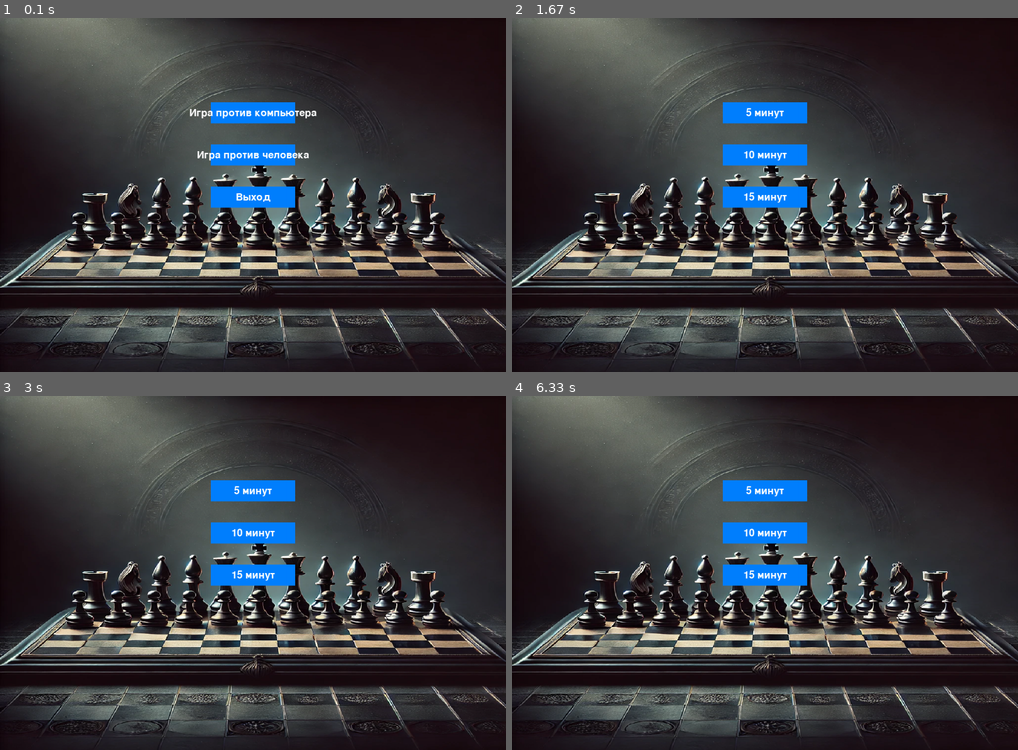
Above: before the commit, frames 1-4 (two rows, left to right).
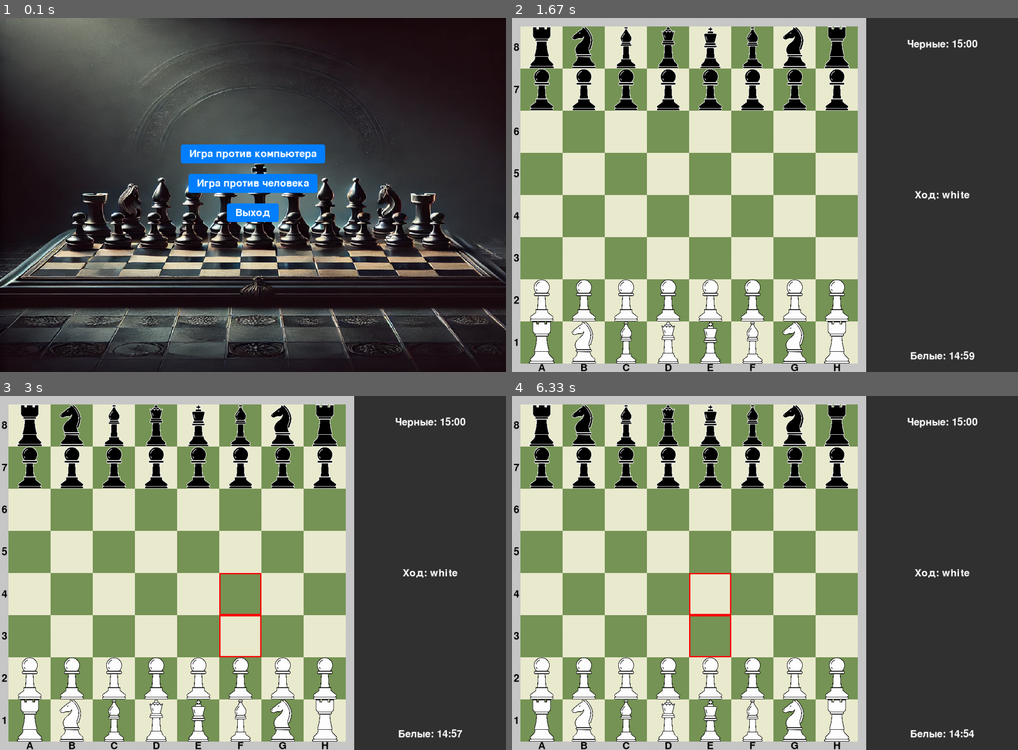
Above: after the commit, the same moments.

Repository: DecidedViewerDumb/ChessPyGame
Game: pygame game, started from main.py
The game is run twice, just before and just after one commit, with the same random seed, the same clock (stepped at 60 frames per second) and the same inputs.
Inputs (mouse positions are in pixels of both pictures, inside the frame that each line leads up to):
- Up to frame 1 (0.1 s): no input
- Up to frame 2 (1.67 s): click "Игра против компьютера" at 0.38 s; click (770, 219) at 0.72 s; click (608, 276) at 1.05 s
- Up to frame 3 (3 s): click (227, 665) at 1.88 s
- Up to frame 4 (6.33 s): click (689, 675) at 6.05 s

The runs differ from the first frame. In frame 1, 4.3% of the frame differs, in the area x 35-65%, y 23-58%; in frame 2, 86%; in frame 3, 86%, in the area x 0-100%, y 0-100%; in frame 4, 86%.

Commit message:
Фикс рокировки короля и изменение кнопки

Diff:
--- a/classes/button.py
+++ b/classes/button.py
@@ -2,36 +2,49 @@
 
 
 class Button:
-    def __init__(self, y, width, height, text, font, color, hover_color, text_color, screen_width, visible=True):
+    def __init__(
+            self,
+            y,
+            text,
+            font,
+            color,
+            hover_color,
+            text_color,
+            screen_width,
+            padding_x=20,
+            padding_y=10,
+            visible=True
+    ):
         """
-        Инициализация кнопки.
-        :param y: Позиция кнопки по вертикали (от верхнего края экрана).
-        :param width: Ширина кнопки.
-        :param height: Высота кнопки.
-        :param text: Текст на кнопке.
-        :param font: Шрифт для текста.
-        :param color: Основной цвет кнопки.
-        :param hover_color: Цвет кнопки при наведении.
-        :param text_color: Цвет текста.
-        :param screen_width: Ширина экрана (для центрирования кнопки).
-        :param visible: Видимость кнопки (True/False).
+        Инициализация кнопки с автоматическим размером.
+        :param y: Позиция по вертикали
+        :param text: Текст кнопки
+        :param font: Шрифт для текста
+        :param color: Основной цвет
+        :param hover_color: Цвет при наведении
+        :param text_color: Цвет текста
+        :param screen_width: Ширина экрана для центрирования
+        :param padding_x: Отступ по горизонтали
+        :param padding_y: Отступ по вертикали
         """
-        self.width = width
-        self.height = height
         self.text = text
         self.font = font
         self.color = color
         self.hover_color = hover_color
         self.text_color = text_color
         self.hovered = False
-        self.visible = visible  # Параметр видимости
+        self.visible = visible
 
-        # Вычисляем позицию кнопки по горизонтали для центрирования
-        self.x = (screen_width - width) // 2
+        # Рассчитываем размеры кнопки на основе текста
+        text_width, text_height = self.font.size(self.text)
+        self.width = text_width + 2 * padding_x
+        self.height = text_height + 2 * padding_y
+
+        # Центрирование по горизонтали
+        self.x = (screen_width - self.width) // 2
         self.y = y
 
-        # Создаем прямоугольник для кнопки
-        self.rect = pygame.Rect(self.x, self.y, width, height)
+        self.rect = pygame.Rect(self.x, self.y, self.width, self.height)
 
     def draw(self, screen):
         """
@@ -40,10 +53,8 @@
         """
         if self.visible:  # Отрисовываем только если кнопка видима
             # Изменяем цвет кнопки, если наведена
-            if self.hovered:
-                pygame.draw.rect(screen, self.hover_color, self.rect)
-            else:
-                pygame.draw.rect(screen, self.color, self.rect)
+            color = self.hover_color if self.hovered else self.color
+            pygame.draw.rect(screen, color, self.rect, border_radius=5)
 
             # Рендерим текст
             text_surface = self.font.render(self.text, True, self.text_color)
--- a/classes/menu.py
+++ b/classes/menu.py
@@ -19,10 +19,12 @@
         Создает кнопки для меню.
         :return: Список кнопок.
         """
+        vertical_spacing = 70  # Расстояние между кнопками
+        start_y = 300  # Начальная позиция по Y
         buttons = [
-            Button(200, 200, 50, "Игра против компьютера", self.font, (0, 128, 255), (0, 255, 128), (255, 255, 255), self.screen_width),
-            Button(300, 200, 50, "Игра против человека", self.font, (0, 128, 255), (0, 255, 128), (255, 255, 255), self.screen_width),
-            Button(400, 200, 50, "Выход", self.font, (0, 128, 255), (0, 255, 128), (255, 255, 255), self.screen_width),
+            Button(start_y, "Игра против компьютера", self.font, (0, 128, 255), (0, 255, 128), (255, 255, 255), self.screen_width),
+            Button(start_y + vertical_spacing, "Игра против человека", self.font, (0, 128, 255), (0, 255, 128), (255, 255, 255), self.screen_width),
+            Button(start_y + vertical_spacing * 2, "Выход", self.font, (0, 128, 255), (0, 255, 128), (255, 255, 255), self.screen_width),
         ]
         return buttons
 
--- a/classes/pieces/king.py
+++ b/classes/pieces/king.py
@@ -35,6 +35,14 @@
             (row, col - 1), (row, col + 1),  # Боковые клетки
             (row + 1, col - 1), (row + 1, col), (row + 1, col + 1),  # Нижние клетки
         ]
+
+        if not self.has_moved:
+            # Короткая рокировка (правая ладья)
+            if self.can_castle(board, row, col, 7):
+                valid_moves.append((row, col + 2))
+            # Длинная рокировка (левая ладья)
+            if self.can_castle(board, row, col, 0):
+                valid_moves.append((row, col - 2))
 
         # Найдем позицию вражеского короля
         enemy_king_pos = None
@@ -78,34 +86,29 @@
         :param rook_col: Столбец ладьи (0 для длинной рокировки, 7 для короткой).
         :return: True, если рокировка возможна, иначе False.
         """
+        # Проверяем, что король не двигался
+        if self.has_moved:
+            return False
+
         # Проверяем, что ладья существует и не двигалась
         rook = board[row][rook_col]
         if not isinstance(rook, Rook) or rook.has_moved:
             return False
 
-        # Проверяем, что клетки между королем и ладьей пусты
-        if rook_col == 0:  # Длинная рокировка
-            for c in range(col - 1, rook_col, -1):
-                if board[row][c] is not None:
-                    return False
-        else:  # Короткая рокировка
-            for c in range(col + 1, rook_col):
-                if board[row][c] is not None:
-                    return False
+        # Определяем направление и проверяем пустые клетки между
+        step = 1 if rook_col > col else -1
+        for c in range(col + step, rook_col, step):
+            if board[row][c] is not None:
+                return False
 
         # Проверяем, что король не находится под шахом
         if self.is_square_attacked(board, row, col):
             return False
 
-        # Проверяем, что клетки, через которые проходит король, не атакованы
-        if rook_col == 0:  # Длинная рокировка
-            for c in range(col - 1, rook_col, -1):
-                if self.is_square_attacked(board, row, c):
-                    return False
-        else:  # Короткая рокировка
-            for c in range(col + 1, rook_col):
-                if self.is_square_attacked(board, row, c):
-                    return False
+        # Проверяем, что король не проходит через атакованные клетки
+        for c in range(col, rook_col + step, step):
+            if self.is_square_attacked(board, row, c):
+                return False
 
         return True
 
--- a/main.py
+++ b/main.py
@@ -69,10 +69,12 @@
     pygame.display.set_caption("Select timer")
     # Создание кнопок для выбора таймера
     font = pygame.font.Font(None, 36)
+    vertical_spacing = 70  # Расстояние между кнопками
+    start_y = 300  # Начальная позиция по Y
     buttons = [
-        Button(200, 200, 50, "5 минут", font, (0, 128, 255), (0, 255, 128), (255, 255, 255), screen_width),
-        Button(300, 200, 50, "10 минут", font, (0, 128, 255), (0, 255, 128), (255, 255, 255), screen_width),
-        Button(400, 200, 50, "15 минут", font, (0, 128, 255), (0, 255, 128), (255, 255, 255), screen_width),
+        Button(start_y, "5 минут", font, (0, 128, 255), (0, 255, 128), (255, 255, 255), screen_width),
+        Button(start_y + vertical_spacing, "10 минут", font, (0, 128, 255), (0, 255, 128), (255, 255, 255), screen_width),
+        Button(start_y + vertical_spacing * 2, "15 минут", font, (0, 128, 255), (0, 255, 128), (255, 255, 255), screen_width),
     ]
 
     # Основной цикл для меню выбора таймера
